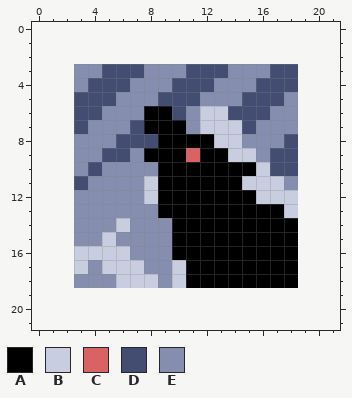
One commit to this pixel-art sprite: assets/icons/lone_wolf.png. Above, as it was before the edit.
The file is 16x16 pixels. The old version is drawn lined up with the new one, on the new canvas.
Palette (. is transparent): A #000000  B #c8cddf  C #d96262  D #434d72  E #858eae
Pixels before, first column x 3:
 3 EEDDDEEEDDDEEEDD
 4 EDDDEEEDDDEEEDDD
 5 DDDEEEDDDEEEDDDE
 6 DDEEEAADEBBDDDEE
 7 DEEEDAAAEBBBDEEE
 8 EEEDDDAAAABBEEED
 9 EEDDEAAACAABBEDD
10 EDEEEEAAAAAAABDD
11 DEEEEBAAAAAABBBE
12 EEEEEBAAAAAAABBB
13 EEEEEEAAAAAAAAAB
14 EEEBEEEAAAAAAAAA
15 EEBEEEEAAAAAAAAA
16 BBBBEEEAAAAAAAAA
17 BEBBBEEBAAAAAAAA
18 EEEBBBEBAAAAAAAA
After the commit:
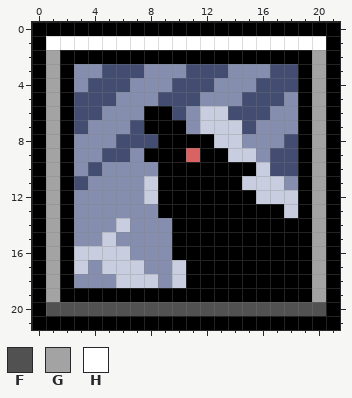
Colours new in this view: F #515151  G #a3a3a3  H #ffffff
From old to new:
{"change": "canvas 16x16 -> 22x22, the old top-left corner now at 3,3"}
{"y":0,"x":0,"old":"......................","new":"AAAAAAAAAAAAAAAAAAAAAA"}
{"y":1,"x":0,"old":"......................","new":"AHHHHHHHHHHHHHHHHHHHHA"}
{"y":2,"x":0,"old":"......................","new":"AGAAAAAAAAAAAAAAAAAAGA"}
{"y":3,"x":0,"old":"...","new":"AGA"}
{"y":3,"x":19,"old":"...","new":"AGA"}
{"y":4,"x":0,"old":"...","new":"AGA"}
{"y":4,"x":19,"old":"...","new":"AGA"}
{"y":5,"x":0,"old":"...","new":"AGA"}
{"y":5,"x":19,"old":"...","new":"AGA"}
{"y":6,"x":0,"old":"...","new":"AGA"}
{"y":6,"x":19,"old":"...","new":"AGA"}
{"y":7,"x":0,"old":"...","new":"AGA"}
{"y":7,"x":19,"old":"...","new":"AGA"}
{"y":8,"x":0,"old":"...","new":"AGA"}
{"y":8,"x":19,"old":"...","new":"AGA"}
{"y":9,"x":0,"old":"...","new":"AGA"}
{"y":9,"x":19,"old":"...","new":"AGA"}
{"y":10,"x":0,"old":"...","new":"AGA"}
{"y":10,"x":19,"old":"...","new":"AGA"}
{"y":11,"x":0,"old":"...","new":"AGA"}
{"y":11,"x":19,"old":"...","new":"AGA"}
{"y":12,"x":0,"old":"...","new":"AGA"}
{"y":12,"x":19,"old":"...","new":"AGA"}
{"y":13,"x":0,"old":"...","new":"AGA"}
{"y":13,"x":19,"old":"...","new":"AGA"}
{"y":14,"x":0,"old":"...","new":"AGA"}
{"y":14,"x":19,"old":"...","new":"AGA"}
{"y":15,"x":0,"old":"...","new":"AGA"}
{"y":15,"x":19,"old":"...","new":"AGA"}
{"y":16,"x":0,"old":"...","new":"AGA"}
{"y":16,"x":19,"old":"...","new":"AGA"}
{"y":17,"x":0,"old":"...","new":"AGA"}
{"y":17,"x":19,"old":"...","new":"AGA"}
{"y":18,"x":0,"old":"...","new":"AGA"}
{"y":18,"x":19,"old":"...","new":"AGA"}
{"y":19,"x":0,"old":"......................","new":"AGAAAAAAAAAAAAAAAAAAGA"}
{"y":20,"x":0,"old":"......................","new":"AFFFFFFFFFFFFFFFFFFFFA"}
{"y":21,"x":0,"old":"......................","new":"AAAAAAAAAAAAAAAAAAAAAA"}
{"label":"added","picture_box":[32,22,340,330]}
